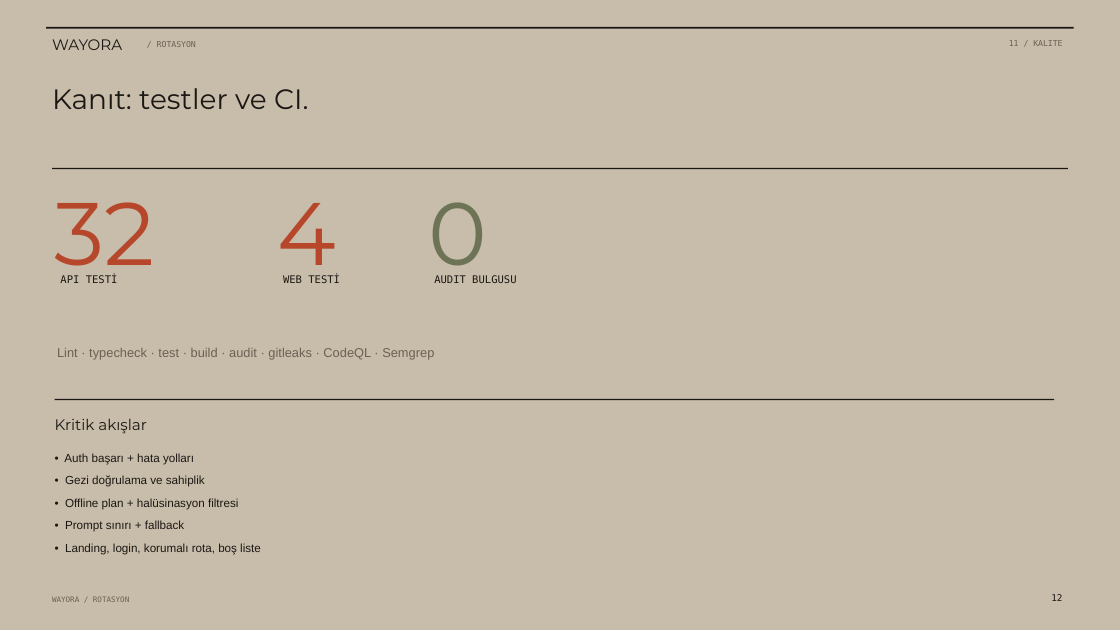
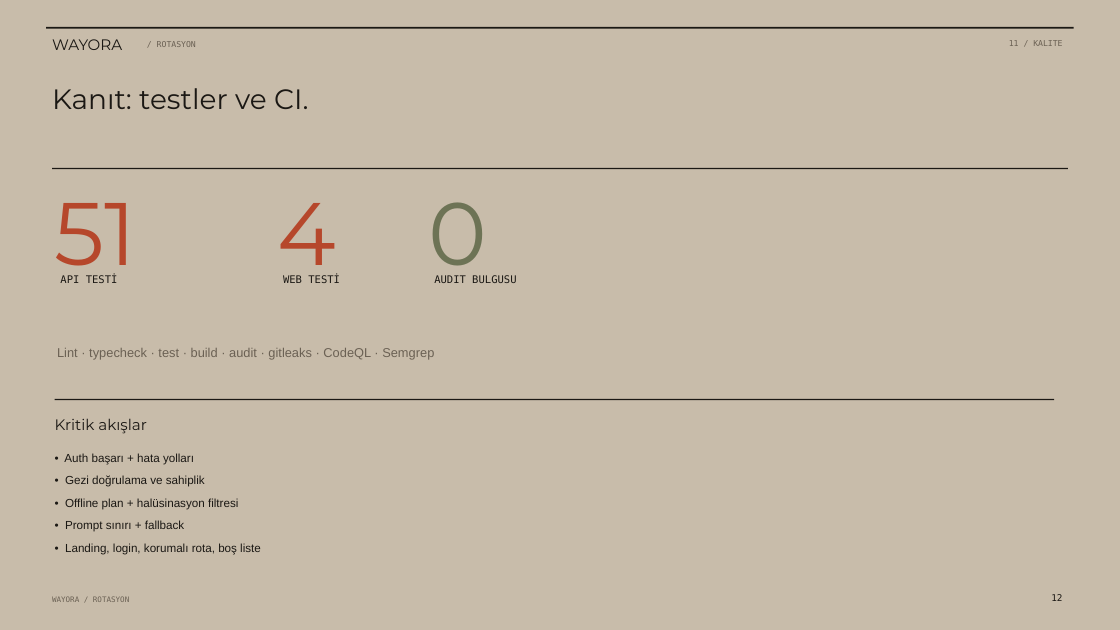
Before and after one commit to mehmeteminakkaya/wayora, a slide deck: slide 12 of docs/Wayora-Sunum.pptx. Drawn at 1120x630 pixels with LibreOffice and Linux fonts; fonts in the diff are those of the drawing. Boxes give left, top, right and bottom in pixels: in the first picture for what was removed or moved away, otherwise in the second. Text is boxed around its words. In the diff, an @@ line names an element or a change of style, - is before the commit and + after.

```diff
--- a/docs/Wayora-Sunum.pptx
+++ b/docs/Wayora-Sunum.pptx
@@ text at bbox=[55, 203, 137, 283]: text changed @@
-32
+51
```
Also in this commit, not shown: 1 other slide changed, 4 other files.
